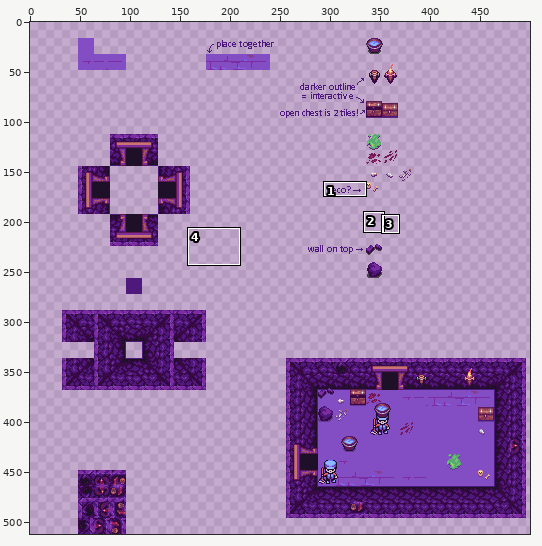
One commit to this sprite sheet: media/art/tileset.png. Above: a wide view before the commit, with the close-up outlined.
Close-up. As it was:
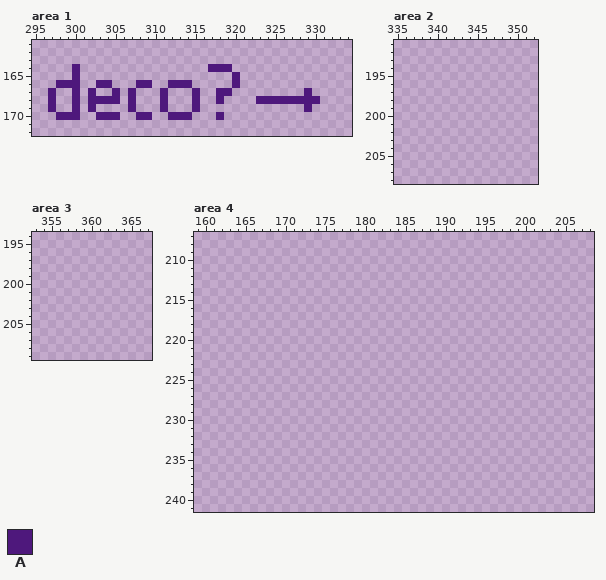
The file is 512x512 pixels. Shown: area 1: x 295..334, y 161..172; area 2: x 335..352, y 191..208; area 3: x 353..367, y 194..209; area 4: x 159..208, y 207..241. The wide view leaves out empty margins. The commit also changed other parts of the picture, which this record leaves out.
Palette (. is transparent): A #4e187c
Pixels before, area 1, first column x 297:
164 ...A................AAA...........
165 ...A...................A..........
166 .AAA..AA...AA..AAA.....A..........
167 A..A.A..A.A...A...A..AA.........A.
168 A..A.AAAA.A...A...A..A....AAAAAAAA
169 A..A.A....A...A...A.............A.
170 .AAA..AAA..AA..AAA...A............
New version:
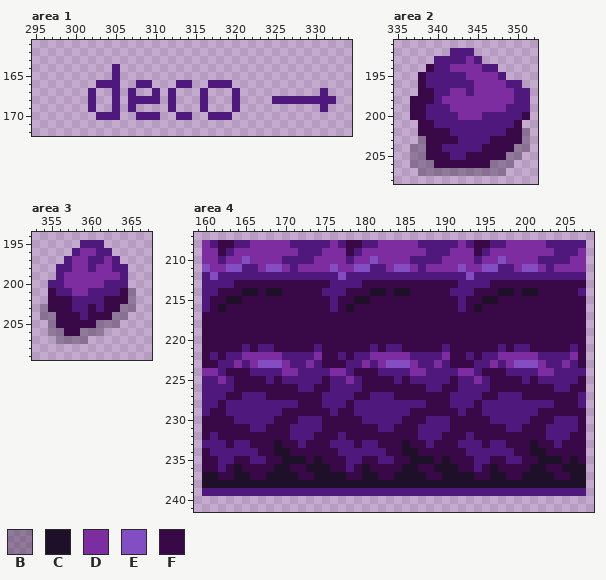
Colours new in this view: B #1f102a50  C #1f102a  D #7d2da0  E #834dc4  F #390947
Difference:
Changed rows in their new state; - is an unchanged pixel.
Area 1:
first column x 297:
164 ---.----A-----------...-------------
165 ---.----A--------------.------------
166 -...----A------.----AAA.------------
167 .--.---------A.A--.A-..A--------.-A-
168 .--.--..---AAA.A--.A-.-A--..------AA
169 .--.----A-----.A--.A---A--------.-A-
170 -...---------A-.----A-A-------------
Area 2:
first column x 337:
192 -----AAA-------
193 ---AAAADA------
194 --FAADDDDAA----
195 -FAAAAADDDDA---
196 -FAAAAAADDDDAA-
197 -FFAADDADDDDDAA
198 FFFADDDDDDDDDAA
199 FFAAADDDDDDDAAA
200 FFAAAADDDAAAAAF
201 -FFAAAAAAAAAAF-
202 -FFFFAAAAAAAFFB
203 -BFFFFAAAAFFFFB
204 BBFFAAAAAFFFFBB
205 BBFFFAAFFFFFBB-
206 BBBFFFFFFFBBB--
207 -BBBBBBBBBBB---
Area 3:
first column x 354:
195 -----AAA----
196 ----ADDAA---
197 ---ADDAADA--
198 --AADDADDAA-
199 --ADDDDDDDA-
200 -AADDDDDAAA-
201 -FAADDAAAAFB
202 -FFFAAAAFFFB
203 BFFFAAFAFFBB
204 BBFFFAFFFBB-
205 -BFFFFFBBB--
206 -BBFFBBB----
207 --BBBB------
Area 4:
first column x 160:
208 DAFFAADDDDDAAAAADAFFAADDDDDAAAAADAFFAADDDDDAAAAA
209 DDFADDDDDDDDAAADDDFADDDDDDDDAAADDDFADDDDDDDDAAAD
210 DDADDEDDDDAAAADDDDADDEDDDDAAAADDDDADDEDDDDAAAADD
211 EDDEEAADEEDADDDDEDDEEAADEEDADDDDEDDEEAADEEDADDDD
212 AEAAAAAAAAAAAAAAAEAAAAAAAAAAAAAAAEAAAAAAAAAAAAAA
213 AAAAFFFFFFFFFFFFAAAAFFFFFFFFFFFFAAAAFFFFFFFFFFFF
214 AAFFFCCFCCFFFFFAAAFFFCCFCCFFFFFAAAFFFCCFCCFFFFFA
215 AFFCCFFFFFFFFFFFAFFCCFFFFFFFFFFFAFFCCFFFFFFFFFFF
216 AFCFFFFFFFFFFFFFAFCFFFFFFFFFFFFFAFCFFFFFFFFFFFFF
217 FFFFFFFFFFFFFFFFFFFFFFFFFFFFFFFFFFFFFFFFFFFFFFFF
218 FFFFFFFFFFFFFFFFFFFFFFFFFFFFFFFFFFFFFFFFFFFFFFFF
219 FFFFFFFFFFFFFFFFFFFFFFFFFFFFFFFFFFFFFFFFFFFFFFFF
220 FFFFFFFFFFFFFFFFFFFFFFFFFFFFFFFFFFFFFFFFFFFFFFFF
221 FFFFFAFAAFFFFFAFFFFFFAFAAFFFFFAFFFFFFAFAAFFFFFAF
222 FAFAADDDDDAAAADFFAFAADDDDDAAAADFFAFAADDDDDAAAADF
223 FFAADADEEEDAADAFFFAADADEEEDAADAFFFAADADEEEDAADAF
224 DDAFFFAAAADDAAAADDAFFFAAAADDAAAADDAFFFAAAADDAAAA
225 AADAFFFFAFAAAAAFAADAFFFFAFAAAAAFAADAFFFFAFAAAAAF
226 AAAAFFFFFFFFAAFFAAAAFFFFFFFFAAFFAAAAFFFFFFFFAAFF
227 AAAFFAAAFFFFFFFAAAAFFAAAFFFFFFFAAAAFFAAAFFFFFFFA
228 AAFAAAAAAAAAFFFAAAFAAAAAAAAAFFFAAAFAAAAAAAAAFFFA
229 AFFAAAAAAAFFFFFFAFFAAAAAAAFFFFFFAFFAAAAAAAFFFFFF
230 FFFFAAAAAFFFAAAFFFFFAAAAAFFFAAAFFFFFAAAAAFFFAAAF
231 FFFFFFAAFFFAAAAFFFFFFFAAFFFAAAAFFFFFFFAAFFFAAAAF
232 FAFFFFFFFFFAAAFFFAFFFFFFFFFAAAFFFAFFFFFFFFFAAAFF
233 AAAFAAFFFCFFAFFFAAAFAAFFFCFFAFFFAAAFAAFFFCFFAFFF
234 FAAAAAAFFCCFFFFFFAAAAAAFFCCFFFFFFAAAAAAFFCCFFFFF
235 FFAAFFAAFFCCCFCFFFAAFFAAFFCCCFCFFFAAFFAAFFCCCFCF
236 FFAFCFFFFCCFFCCCFFAFCFFFFCCFFCCCFFAFCFFFFCCFFCCC
237 CCFFCCFFCCCCFFCCCCFFCCFFCCCCFFCCCCFFCCFFCCCCFFCC
238 CCCCCCCCCCCCCCCCCCCCCCCCCCCCCCCCCCCCCCCCCCCCCCCC
239 AAAAAAAAAAAAAAAAAAAAAAAAAAAAAAAAAAAAAAAAAAAAAAAA
